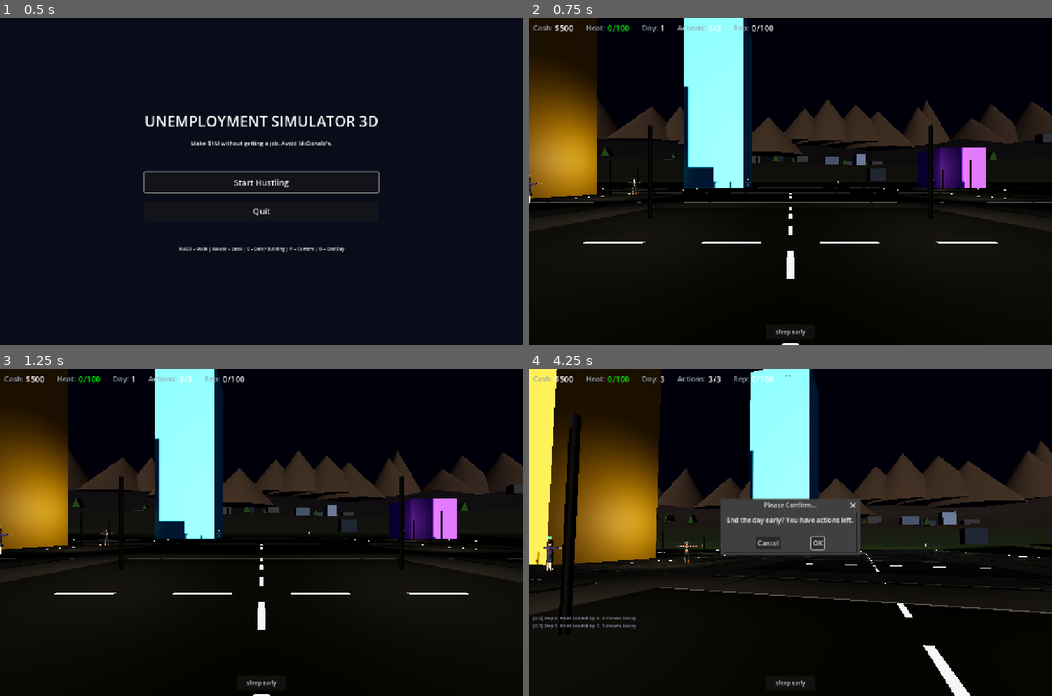
Above: before the commit, frames 1-4 (two rows, left to right).
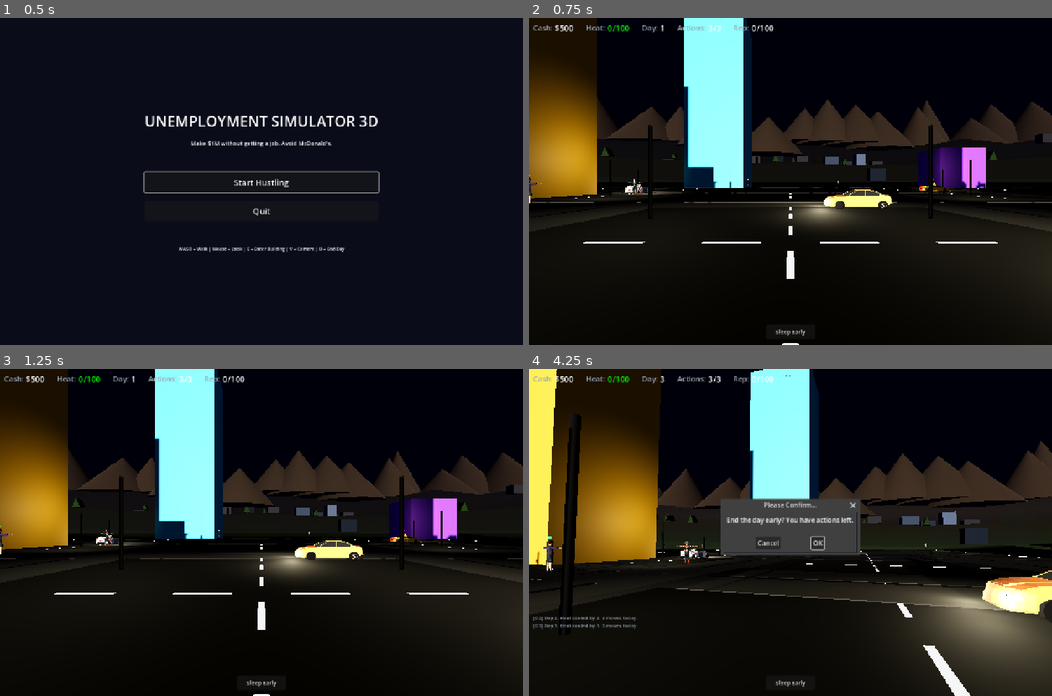
Above: after the commit, the same moments.

Repository: buttergolemcode/unemploymentsimulator
Game: Godot game, scene res://scenes/MainMenu.tscn
Two runs of this game, one before a commit and one after it. Both use one fixed random seed, a clock stepped at 60 frames per second and the inputs below.
Inputs (mouse positions are in pixels of both pictures, inside the frame that each line leads up to):
- Up to frame 1 (0.5 s): no input
- Up to frame 2 (0.75 s): click "Start Hustling" at 0.5 s
- Up to frame 3 (1.25 s): no input
- Up to frame 4 (4.25 s): click "Sleep Early" at 1.25 s; click "OK" at 2 s; tap Enter at 2.75 s; move the mouse to (816, 532) at 2.77 s; hold W from 2.78 s (still down); tap V at 2.85 s; click (816, 532) at 2.92 s; tap Space at 3.02, 3.77 s; move the mouse to (764, 532) at 3.52 s; tap E at 3.6 s

Frame 1 is identical in both runs. In frame 2, 1.9% of the frame differs, in the area x 11-88%, y 46-65%; in frame 3, 1.9%; in frame 4, 9.6%, in the area x 22-100%, y 49-100%.
Error before the commit: Parse Error: Identifier "abs_speed" not declared in the current scope. (res://scripts/Vehicle.gd:292)

Commit message:
Fix: Identifier 'abs_speed' not declared in _animate_wheels_and_body scope
Same scope bug as before, but in different function. _animate_wheels_and_body()
is a separate function from _physics_process(), so abs_speed declared in
_physics_process() is not accessible here.

Fix: Add 'var abs_speed = abs(speed)' at top of _animate_wheels_and_body().
The function uses abs_speed in both the front-wheel steering section
(line 293+) and the body-roll section (line 310+).

Proactive scan: No other scope bugs found. Other patterns checked:
- Lambdas in connect() calls (HUD, EventModal, BuildingActionPanel): valid Godot 4
- ResourceLoader.has_method('exists') check: defensive but works
- No set_top_level/emit_signal deprecated calls
- NPC.gd has similar load pattern with proper fallback
- No mixed tab/space indentation

Diff:
--- a/godot/scripts/Vehicle.gd
+++ b/godot/scripts/Vehicle.gd
@@ -276,6 +276,7 @@
 	_last_steer = steer
 
 func _animate_wheels_and_body(delta: float, current_steer: float):
+	var abs_speed = abs(speed)  # used by both front-wheel + body-roll sections
 	# Wheel spin: rotate around local X axis based on speed
 	# (wheels are typically rotated so their spin axis is X in local space)
 	var spin_rate = speed * 3.0  # rad/s, tuned for visual feel
